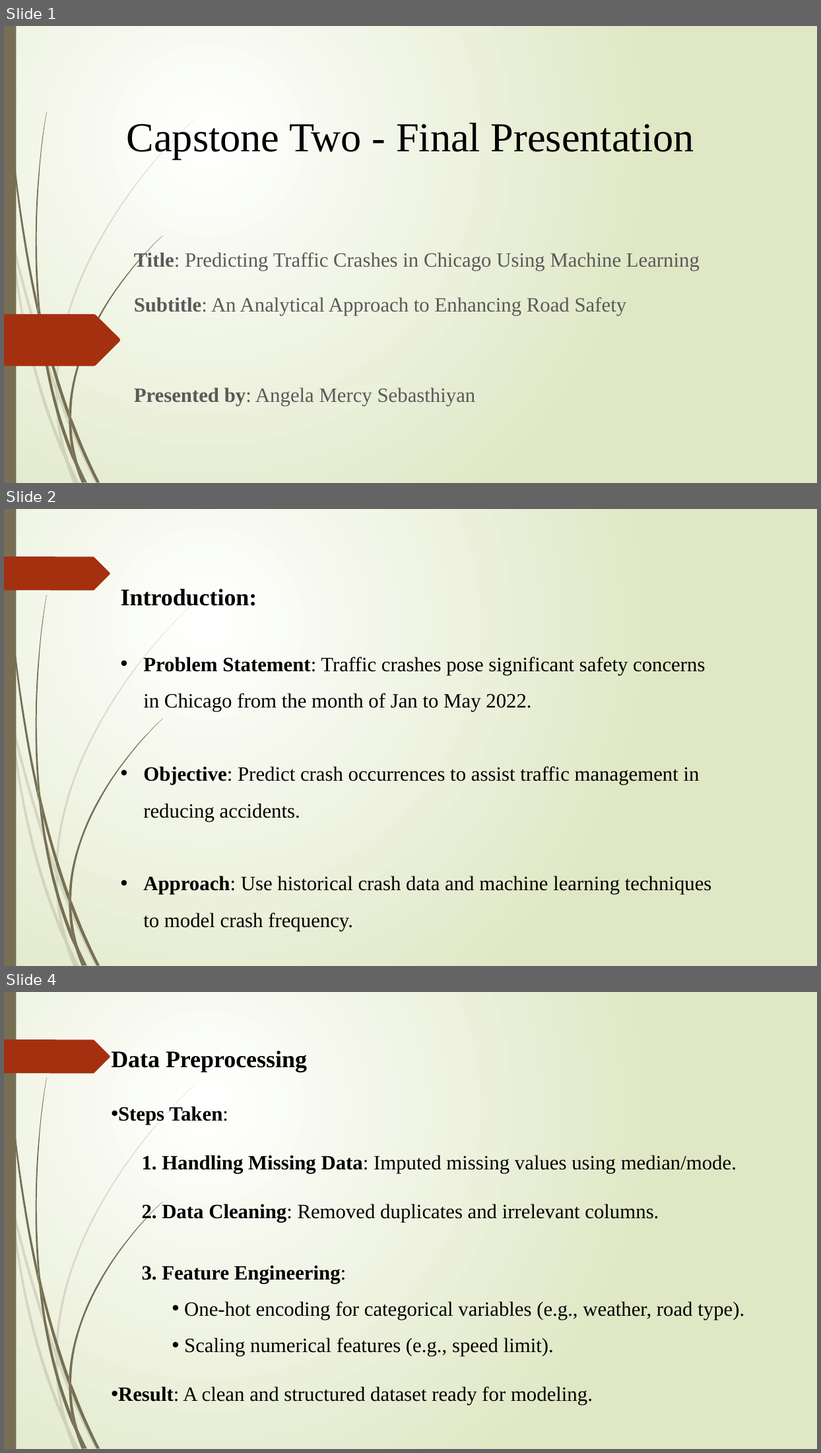
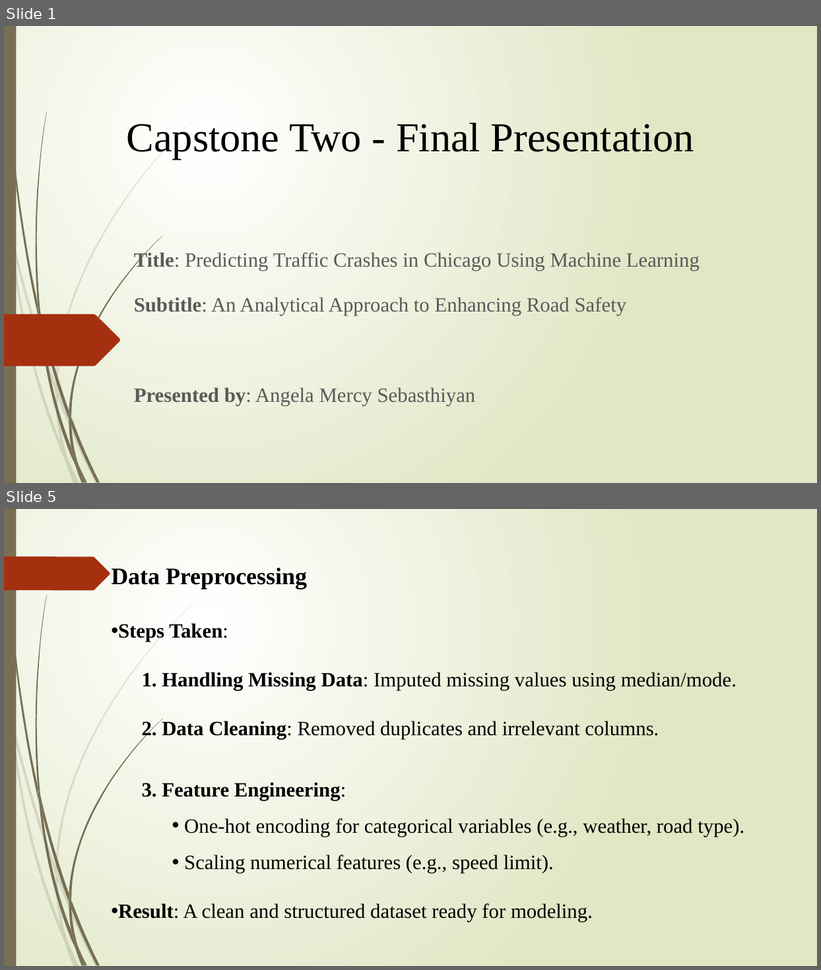
Before and after one commit to Angela-Mercy/Capstone-Two---Final-Presentation, a slide deck: Predicting Traffic Crashes in Chicago.pptx. Shown one above the other, each under a label of ours: slides 1, 2 and 4 before the commit, slides 1 and 5 after it; the slides between them are not shown. The pictures are 821x1453 and 821x970 pixels, drawn with LibreOffice and Linux fonts; fonts in the diff are those of the drawing. Boxes give left, top, right and bottom in pixels: in the first picture for what was removed or moved away, otherwise in the second. Text is boxed around its words. In the diff, an @@ line names an element or a change of style, - is before the commit and + after.

```diff
--- a/Predicting Traffic Crashes in Chicago.pptx
+++ b/Predicting Traffic Crashes in Chicago.pptx
@@ slide 2 removed at <box>4,509,817,966</box>, background gradient #FFFFFF to #DFE8C4; not listed: 24 template elements that a slide beside it also shows @@
@@ text removed at <box>121,589,712,931</box> @@
-Introduction:
-• Problem Statement: Traffic crashes pose significant safety concerns in Chicago from the month of Jan to May 2022.
-• Objective: Predict crash occurrences to assist traffic management in reducing accidents.
-• Approach: Use historical crash data and machine learning techniques to model crash frequency.
@@ what was slide 4 is now slide 5 @@
```
Also in this commit, not shown: 2 slides changed, 6 slides added, 3 other slides removed.
